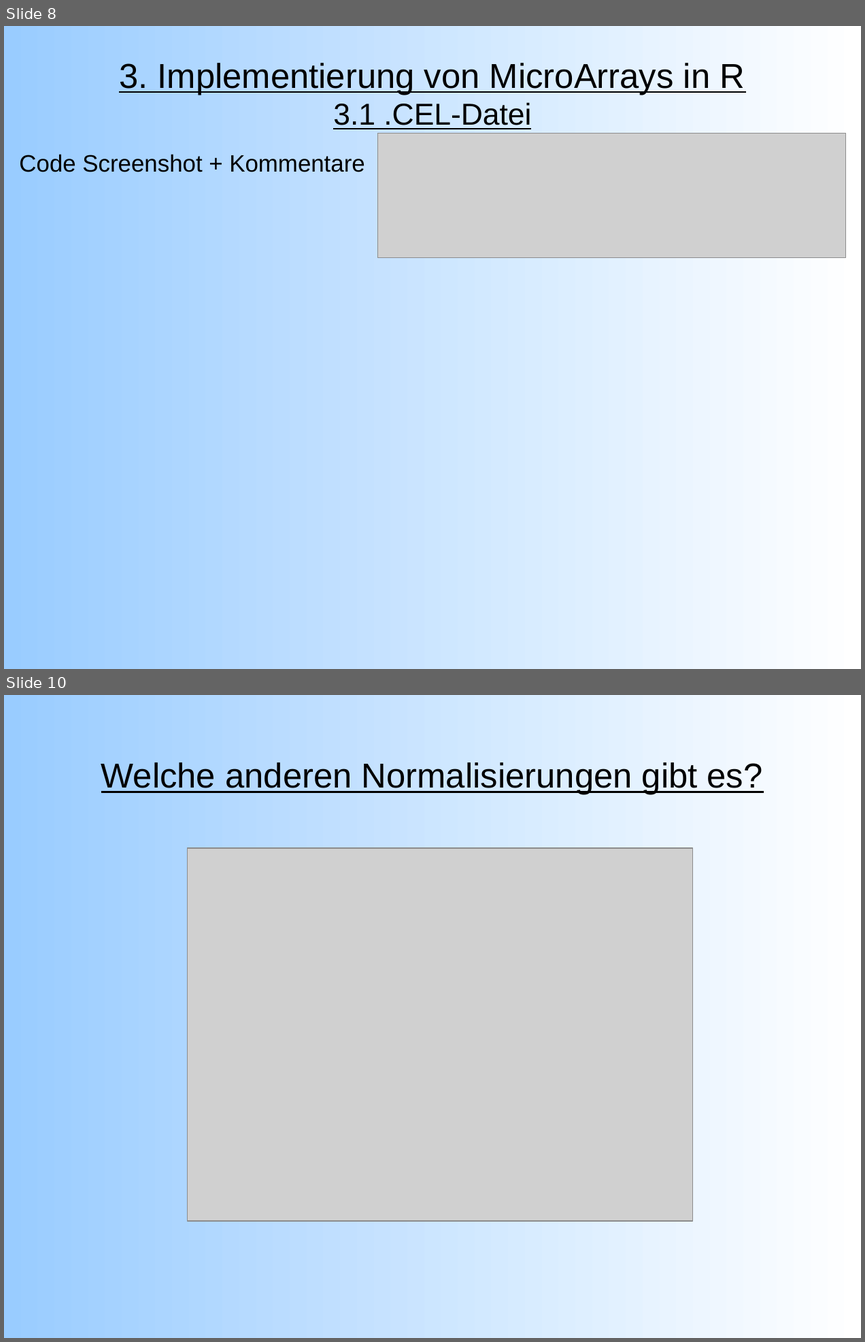
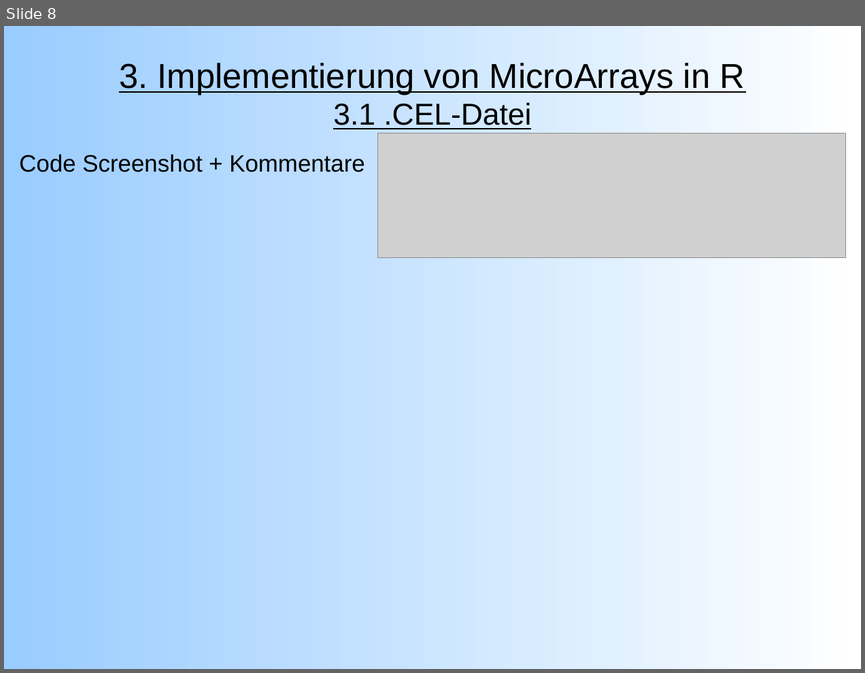
Before and after one commit to emmkey/GenEx, a slide deck: W1 Praesentation.odp. Shown one above the other, each under a label of ours: slides 8 and 10 before the commit, slide 8 after it; the slides between them are not shown. The pictures are 865x1342 and 865x673 pixels, drawn with LibreOffice and Linux fonts; fonts in the diff are those of the drawing; grey boxes stand for pictures. Boxes give left, top, right and bottom in pixels: in the first picture for what was removed or moved away, otherwise in the second. Text is boxed around its words. In the diff, an @@ line names an element or a change of style, - is before the commit and + after.

```diff
--- a/W1 Praesentation.odp
+++ b/W1 Praesentation.odp
@@ slide 10 removed at [4,695,861,1338], background gradient #99CCFF to #FFFFFF @@
@@ title removed at [101,762,763,795] @@
-Welche anderen Normalisierungen gibt es?
@@ picture removed at [188,848,693,1221] @@
```
Also in this commit, not shown: 7 slides changed, 1 other slide removed.
